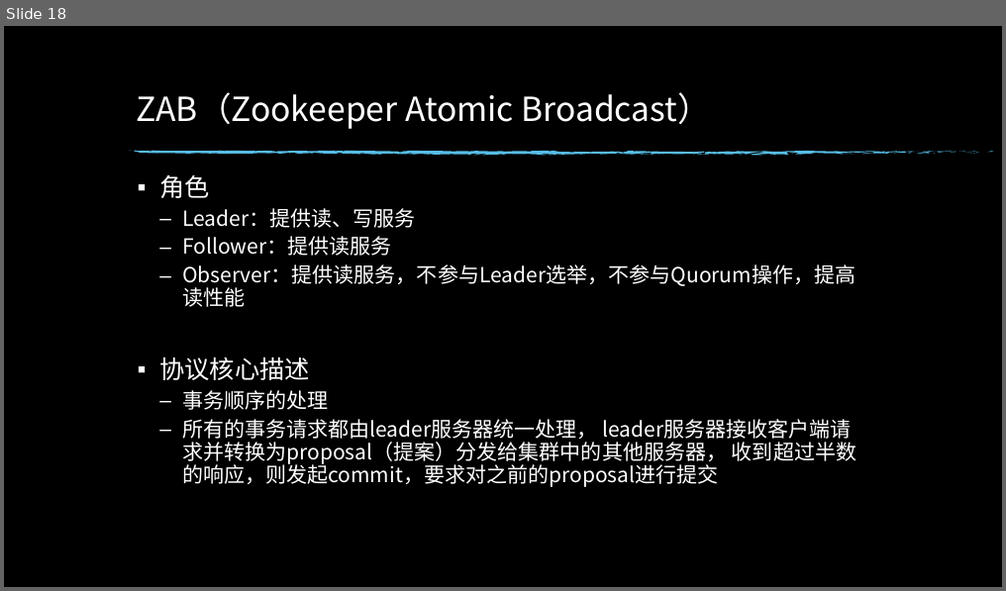
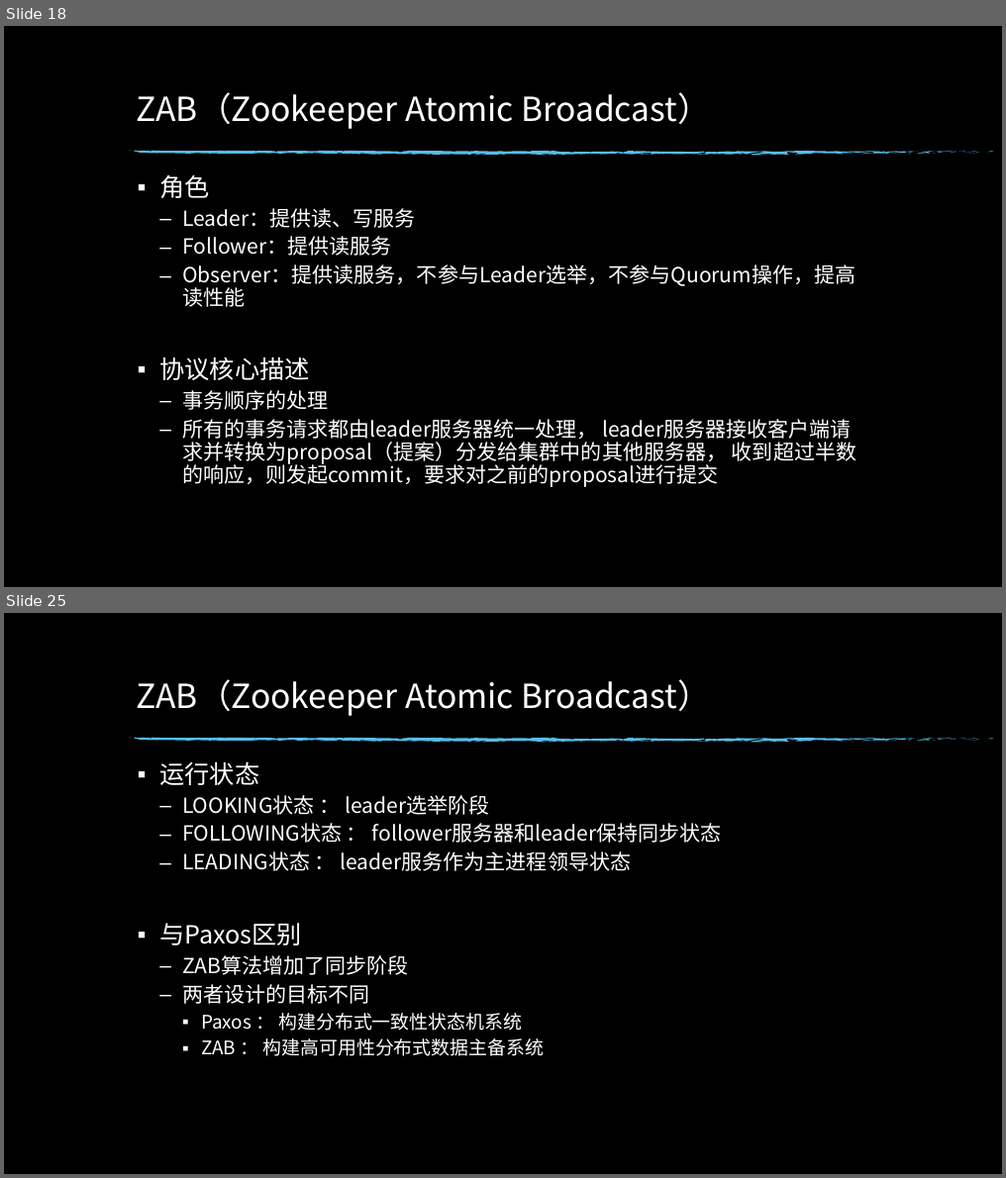
Before and after one commit to edwin1215/edwin, a slide deck: 分布式一致性原理.pptx. Shown one above the other, each under a label of ours: slide 18 before the commit, slides 18 and 25 after it; the slides between them are not shown. The pictures are 1006x591 and 1006x1178 pixels, drawn with LibreOffice and Linux fonts; fonts in the diff are those of the drawing; background and template pictures are left out. Boxes give left, top, right and bottom in pixels: in the first picture for what was removed or moved away, otherwise in the second. Text is boxed around its words. In the diff, an @@ line names an element or a change of style, - is before the commit and + after.

```diff
--- a/分布式一致性原理.pptx
+++ b/分布式一致性原理.pptx
@@ slide 25 added at <box>4,613,1002,1174</box>, background picture (left out); not listed: 74 template elements that a slide beside it also shows @@
@@ title added at <box>136,679,712,716</box>, 32 pt, text #FFFFFF @@
+ZAB（Zookeeper Atomic Broadcast）
@@ text added at <box>159,761,722,1057</box>, 20 pt, text #FFFFFF @@
+▪ 运行状态
+  – LOOKING状态 ： leader选举阶段
+  – FOLLOWING状态 ： follower服务器和leader保持同步状态
+  – LEADING状态 ： leader服务作为主进程领导状态
+▪ 与Paxos区别
+  – ZAB算法增加了同步阶段
+  – 两者设计的目标不同
+    ▪ Paxos ： 构建分布式一致性状态机系统
+    ▪ ZAB ： 构建高可用性分布式数据主备系统
```
Also in this commit, not shown: 5 slides changed, 7 other slides added.
